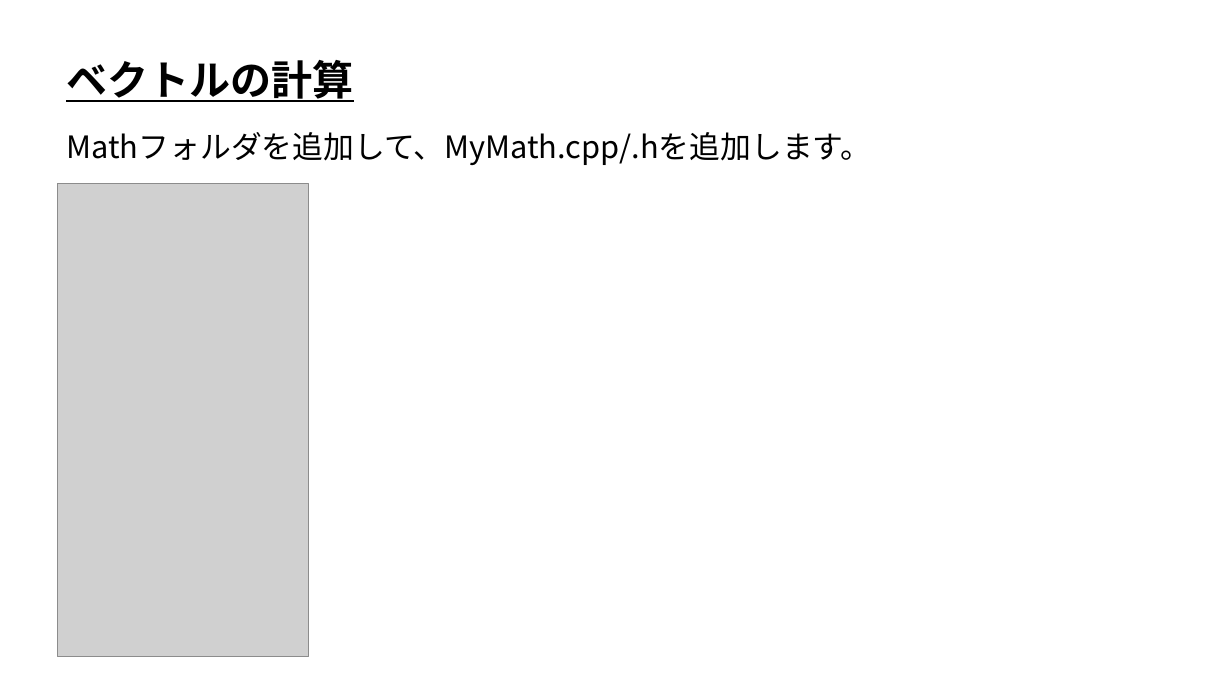
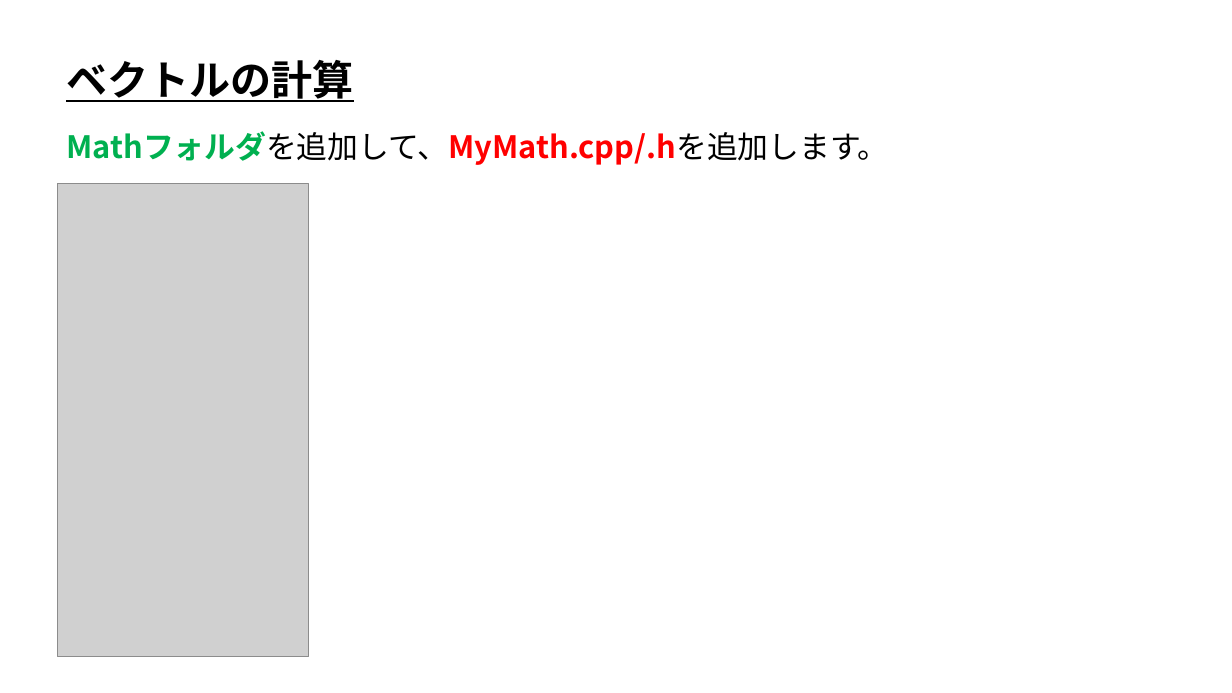
Before and after one commit to ArakiYusuke-Ohara/Textbook, a slide deck: slide 2 of ゲーム科1年/00_前期/ゲームプログラミングⅢ/ゲーム数学/実習/06_ベクトルの計算.pptx. Drawn at 1232x693 pixels with LibreOffice and Linux fonts; fonts in the diff are those of the drawing; grey boxes stand for pictures. Boxes give left, top, right and bottom in pixels: in the first picture for what was removed or moved away, otherwise in the second. Text is boxed around its words. In the diff, an @@ line names an element or a change of style, - is before the commit and + after.

```diff
--- a/ゲーム科1年/00_前期/ゲームプログラミングⅢ/ゲーム数学/実習/06_ベクトルの計算.pptx
+++ b/ゲーム科1年/00_前期/ゲームプログラミングⅢ/ゲーム数学/実習/06_ベクトルの計算.pptx
@@ text "Mathフォルダを追加して、MyMath.cpp/.hを追加します。" at (x1=66, y1=131, x2=888, y2=165): text colour #000000 to #00B050, text colour #000000 to #FF0000, bold on in "Mathフォルダを追加して、MyMath.cpp/.hを追加します。" @@
```
Also in this commit, not shown: 1 other slide changed, 2 other files.
